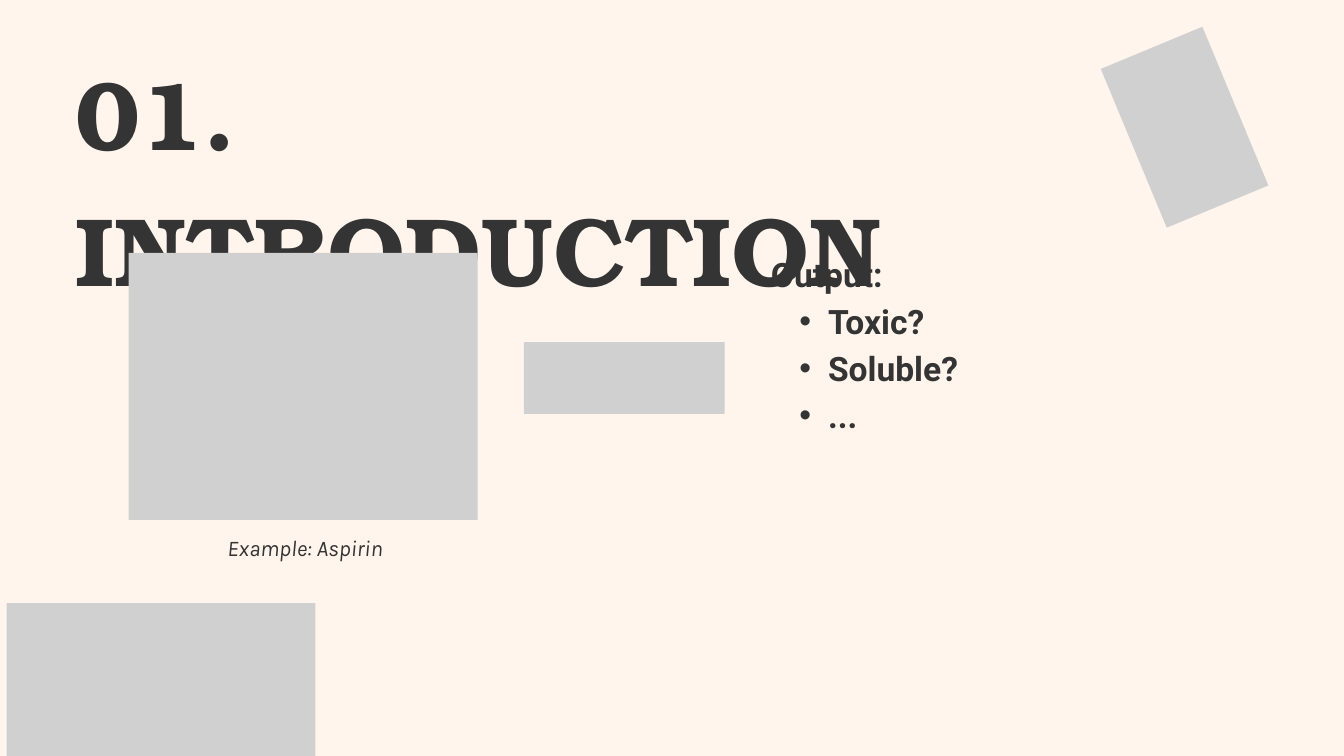
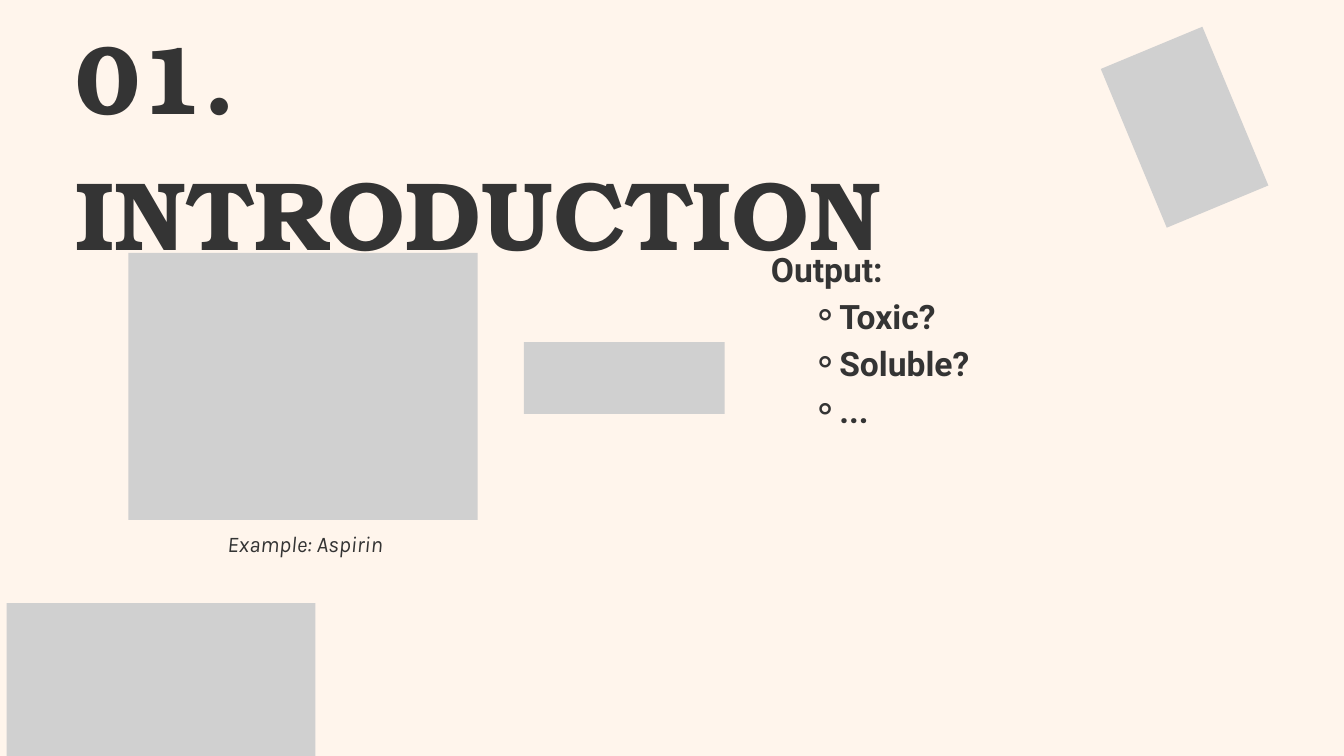
Before and after one commit to Github-Anderson/CS182-Project, a slide deck: slide 3 of presentation/17_final.pptx. Drawn at 1344x756 pixels with LibreOffice and Linux fonts; fonts in the diff are those of the drawing; grey boxes stand for pictures; background and template pictures are left out. Boxes give left, top, right and bottom in pixels: in the first picture for what was removed or moved away, otherwise in the second. Text is boxed around its words. In the diff, an @@ line names an element or a change of style, - is before the commit and + after.

```diff
--- a/presentation/17_final.pptx
+++ b/presentation/17_final.pptx
@@ text "01. INTRODUCTION": place and size @@
-text "01. INTRODUCTION" at [76, 82, 882, 312]
+text "01. INTRODUCTION" at [76, 46, 882, 277]
@@ text at [839, 304, 969, 377]: bullet • to ⚬; list level 2 to 3 in "Toxic?"; list level 2 to 3 in "Soluble?"; list level 2 to 3 in "..." @@
@@ text "Example: Aspirin": place and size @@
-text "Example: Aspirin" at [227, 540, 383, 562]
+text "Example: Aspirin" at [227, 536, 383, 558]
```
Also in this commit, not shown: 9 other slides changed, 2 other files.
